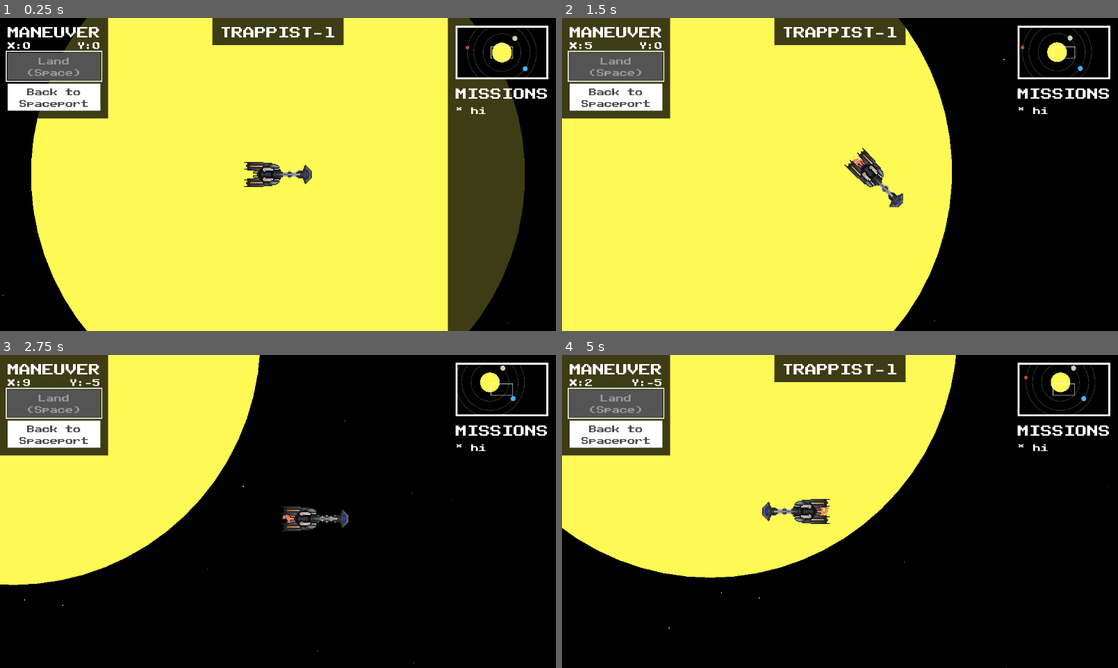
Above: before the commit, frames 1-4 (two rows, left to right).
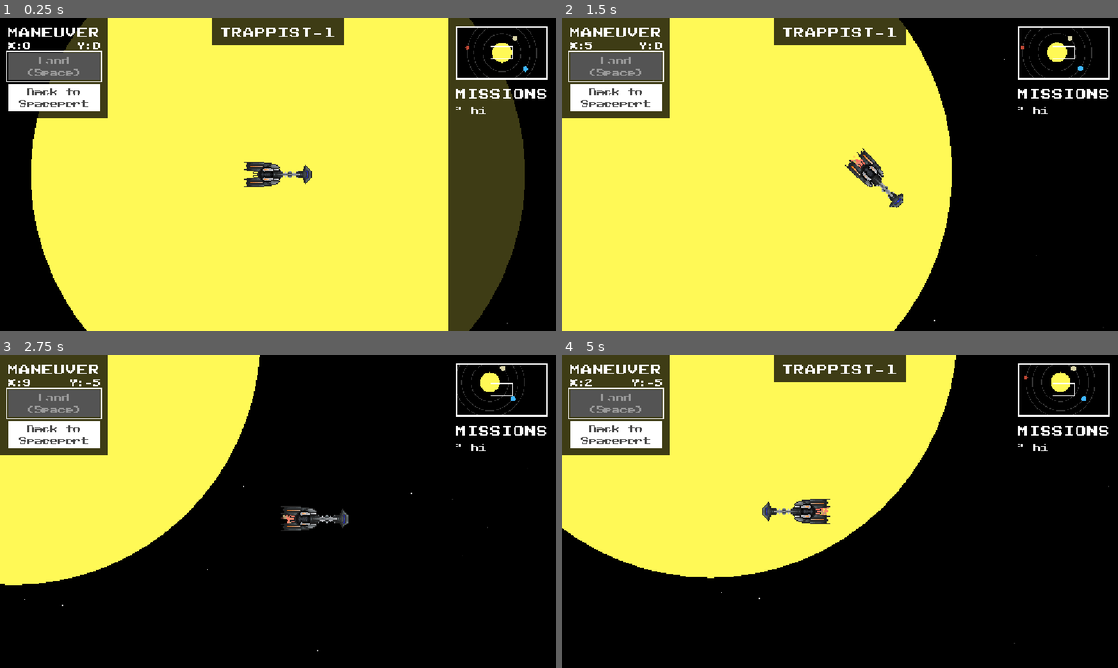
Above: after the commit, the same moments.

Repository: late-parrot/tsa-video-game-design-2026
Game: Godot game, scene res://scenes/main.tscn
Two runs of this game, one before a commit and one after it. Both use one fixed random seed, a clock stepped at 60 frames per second and the inputs below.
Inputs (mouse positions are in pixels of both pictures, inside the frame that each line leads up to):
- Up to frame 1 (0.25 s): no input
- Up to frame 2 (1.5 s): tap Enter at 0.5 s; move the mouse to (962, 158) at 0.52 s; press the mouse at (962, 158) at 0.53 s; hold D (right) 0.53-1.28 s; move the mouse to (728, 190) at 1.27 s; release the mouse at (728, 190) at 1.28 s; hold S (down) from 1.28 s (still down); click (728, 190) at 1.35 s
- Up to frame 3 (2.75 s): move the mouse to (333, 442) at 2.02 s; release S (down) at 2.03 s; press the mouse at (333, 442) at 2.03 s; hold D (right) from 2.03 s (still down)
- Up to frame 4 (5 s): move the mouse to (812, 574) at 2.77 s; release D (right) at 2.78 s; release the mouse at (812, 574) at 2.78 s; hold Up (shoot_up) 2.78-3.53 s; click (812, 574) at 2.85 s; move the mouse to (1006, 558) at 3.52 s; press the mouse at (1006, 558) at 3.53 s; hold A (left) from 3.53 s (still down); move the mouse to (673, 464) at 4.27 s; release the mouse at (673, 464) at 4.28 s; click (673, 464) at 4.35 s

The runs differ from the first frame. In frame 1, 1.9% of the frame differs, in the area x 0-99%, y 0-100%; in frame 2, 1.8%; in frame 3, 1.6%; in frame 4, 1.9%.

Commit message:
Fix some resolution issues
Sometimes I hate Godot. This commit took me 2 HOURS of trying things that didn't work before giving up and restructuring the scene.

Diff:
--- a/project.godot
+++ b/project.godot
@@ -17,7 +17,7 @@
 
 [display]
 
-window/stretch/mode="viewport"
+window/stretch/mode="canvas_items"
 
 [input]
 
--- a/scenes/maneuver/overlay.tscn
+++ b/scenes/maneuver/overlay.tscn
@@ -18,10 +18,10 @@
 
 [sub_resource type="StyleBoxFlat" id="StyleBoxFlat_qg02t"]
 draw_center = false
-border_width_left = 4
-border_width_top = 4
-border_width_right = 4
-border_width_bottom = 4
+border_width_left = 24
+border_width_top = 24
+border_width_right = 24
+border_width_bottom = 24
 border_color = Color(1, 1, 1, 1)
 
 [sub_resource type="LabelSettings" id="LabelSettings_qg02t"]
@@ -94,27 +94,11 @@
 
 [node name="MarginContainer" type="MarginContainer" parent="Container2"]
 layout_mode = 2
+theme_override_constants/margin_top = 143
 
 [node name="VBoxContainer" type="VBoxContainer" parent="Container2/MarginContainer"]
 layout_mode = 2
 theme_override_constants/separation = 16
-
-[node name="PanelContainer" type="PanelContainer" parent="Container2/MarginContainer/VBoxContainer"]
-layout_mode = 2
-theme_override_styles/panel = SubResource("StyleBoxFlat_qg02t")
-
-[node name="SubViewportContainer" type="SubViewportContainer" parent="Container2/MarginContainer/VBoxContainer/PanelContainer"]
-layout_mode = 2
-
-[node name="SubViewport" type="SubViewport" parent="Container2/MarginContainer/VBoxContainer/PanelContainer/SubViewportContainer"]
-disable_3d = true
-handle_input_locally = false
-size = Vector2i(184, 103)
-size_2d_override = Vector2i(1152, 648)
-size_2d_override_stretch = true
-render_target_update_mode = 4
-
-[node name="Minimap" parent="Container2/MarginContainer/VBoxContainer/PanelContainer/SubViewportContainer/SubViewport" instance=ExtResource("4_qg02t")]
 
 [node name="Label" type="Label" parent="Container2/MarginContainer/VBoxContainer"]
 layout_mode = 2
@@ -127,6 +111,28 @@
 layout_mode = 2
 size_flags_vertical = 3
 text = "* hi"
+
+[node name="PanelContainer" type="PanelContainer" parent="."]
+layout_mode = 0
+offset_left = 944.0
+offset_top = 16.0
+offset_right = 2104.0
+offset_bottom = 672.0
+scale = Vector2(0.16, 0.16)
+theme_override_styles/panel = SubResource("StyleBoxFlat_qg02t")
+
+[node name="SubViewportContainer" type="SubViewportContainer" parent="PanelContainer"]
+layout_mode = 2
+
+[node name="SubViewport" type="SubViewport" parent="PanelContainer/SubViewportContainer"]
+disable_3d = true
+handle_input_locally = false
+size = Vector2i(1152, 648)
+size_2d_override = Vector2i(1152, 648)
+size_2d_override_stretch = true
+render_target_update_mode = 4
+
+[node name="Minimap" parent="PanelContainer/SubViewportContainer/SubViewport" instance=ExtResource("4_qg02t")]
 
 [node name="NameBanner" type="PanelContainer" parent="."]
 layout_mode = 1
--- a/scripts/maneuver/minimap.gd
+++ b/scripts/maneuver/minimap.gd
@@ -1,7 +1,7 @@
 extends Node2D
 
 const SCALE = 1.0/4.0
-@onready var overlay = $"../../../../../../.."
+@onready var overlay = $"../../../.."
 var maneuver
 
 func _ready() -> void:
